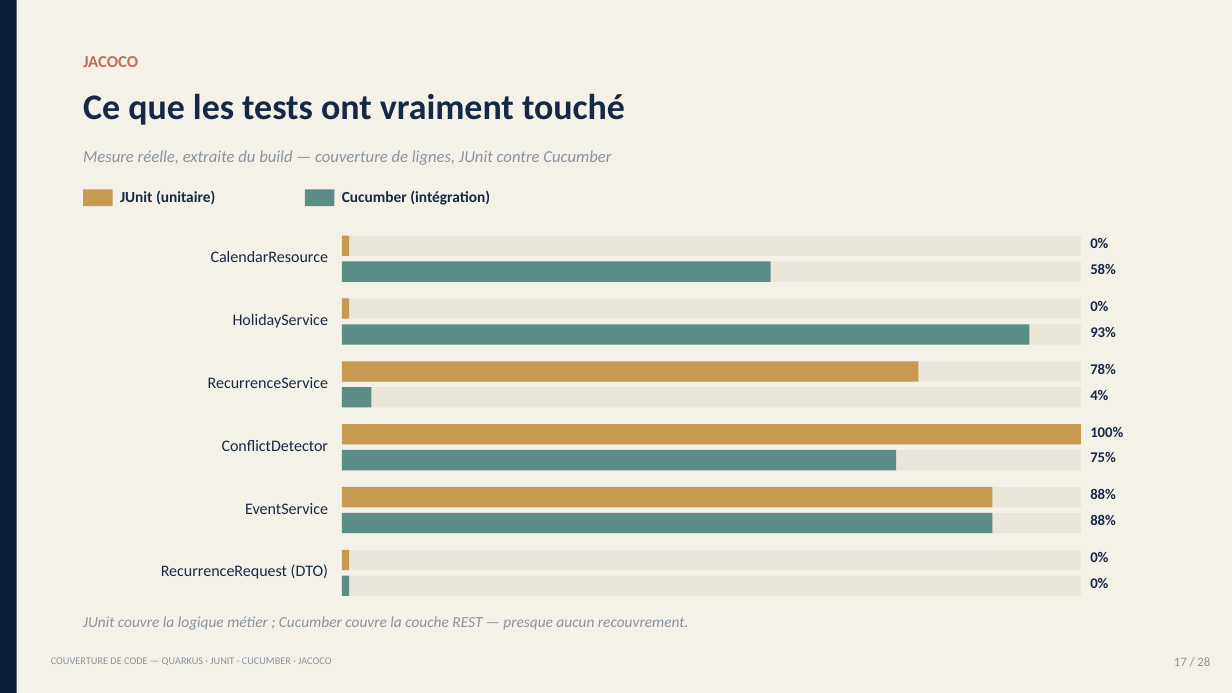
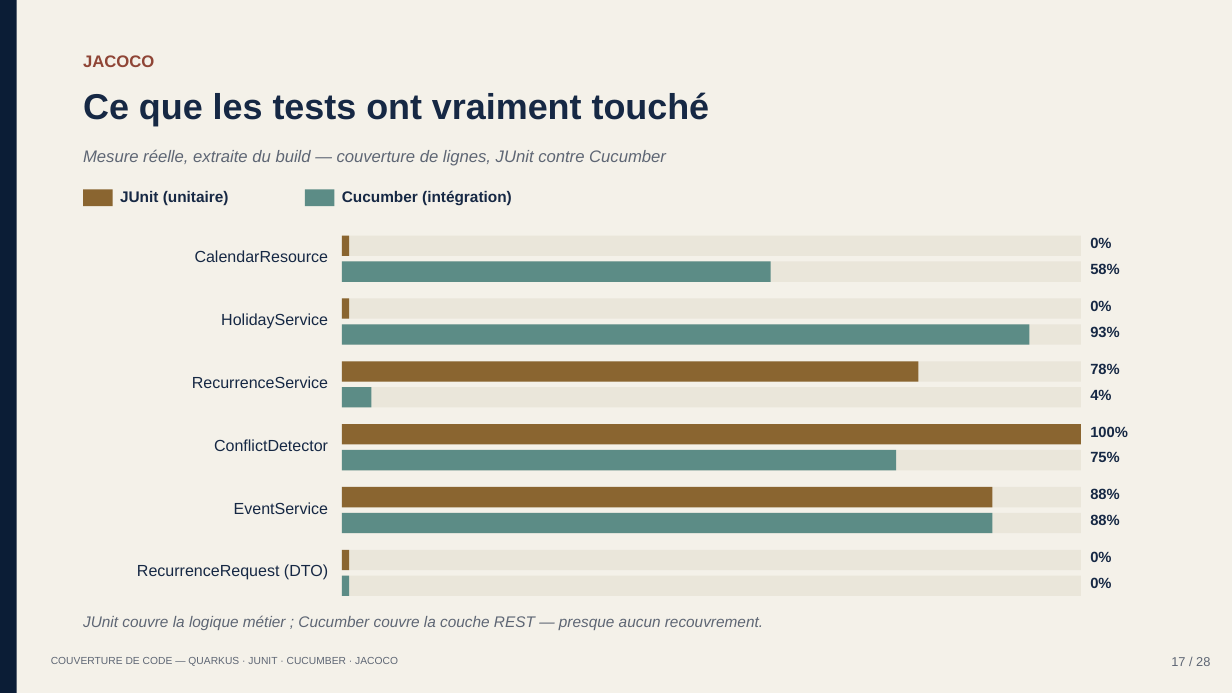
Before and after one commit to sidevconcept/couverture-junit-cucumber-jacoco, a slide deck: slide 17 of presentation/couverture-code-conference.pptx. Drawn at 1232x693 pixels with LibreOffice and Linux fonts; fonts in the diff are those of the drawing. Boxes give left, top, right and bottom in pixels: in the first picture for what was removed or moved away, otherwise in the second. Text is boxed around its words. In the diff, an @@ line names an element or a change of style, - is before the commit and + after.

```diff
--- a/presentation/couverture-code-conference.pptx
+++ b/presentation/couverture-code-conference.pptx
@@ text "JACOCO" at (x1=83, y1=55, x2=154, y2=67): font Calibri to Arial, text colour #BF6F5D to #8F4536 @@
@@ fill #C79A52 to #8A6530 in 7 elements at (x1=83, y1=189, x2=113, y2=206), (x1=342, y1=236, x2=349, y2=256), (x1=342, y1=299, x2=349, y2=319), (x1=342, y1=361, x2=919, y2=382), (x1=342, y1=424, x2=1081, y2=445), (x1=342, y1=487, x2=993, y2=507), (x1=342, y1=550, x2=349, y2=570) @@
@@ font Calibri to Arial in 21 elements at (x1=83, y1=92, x2=710, y2=126), (x1=120, y1=191, x2=229, y2=205), (x1=342, y1=190, x2=512, y2=205), (x1=195, y1=250, x2=329, y2=262), (x1=1090, y1=237, x2=1111, y2=248), (x1=1090, y1=263, x2=1120, y2=274), (x1=221, y1=313, x2=328, y2=329), (x1=1090, y1=300, x2=1111, y2=311), (x1=1090, y1=326, x2=1120, y2=337), (x1=192, y1=376, x2=328, y2=388), (x1=1090, y1=363, x2=1120, y2=374), (x1=1090, y1=389, x2=1111, y2=400), (x1=214, y1=439, x2=328, y2=451), (x1=1090, y1=426, x2=1128, y2=437), (x1=1090, y1=451, x2=1120, y2=462), (x1=234, y1=502, x2=328, y2=514), (x1=1090, y1=488, x2=1120, y2=499), (x1=1090, y1=514, x2=1120, y2=525), (x1=137, y1=564, x2=328, y2=580), (x1=1090, y1=551, x2=1111, y2=562), (x1=1090, y1=577, x2=1111, y2=588) @@
@@ font Calibri to Arial, text colour #8B93A1 to #5E6674 in 4 elements at (x1=83, y1=149, x2=666, y2=166), (x1=83, y1=615, x2=763, y2=630), (x1=1171, y1=657, x2=1210, y2=666), (x1=51, y1=657, x2=398, y2=666) @@
```
Also in this commit, not shown: 27 other slides changed, 4 other files.
